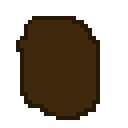
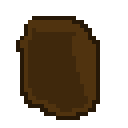
Layered file, before and after one edit (128 × 128). Changes by layer:
painted on "Layer 1" over [20, 20, 96, 116]
